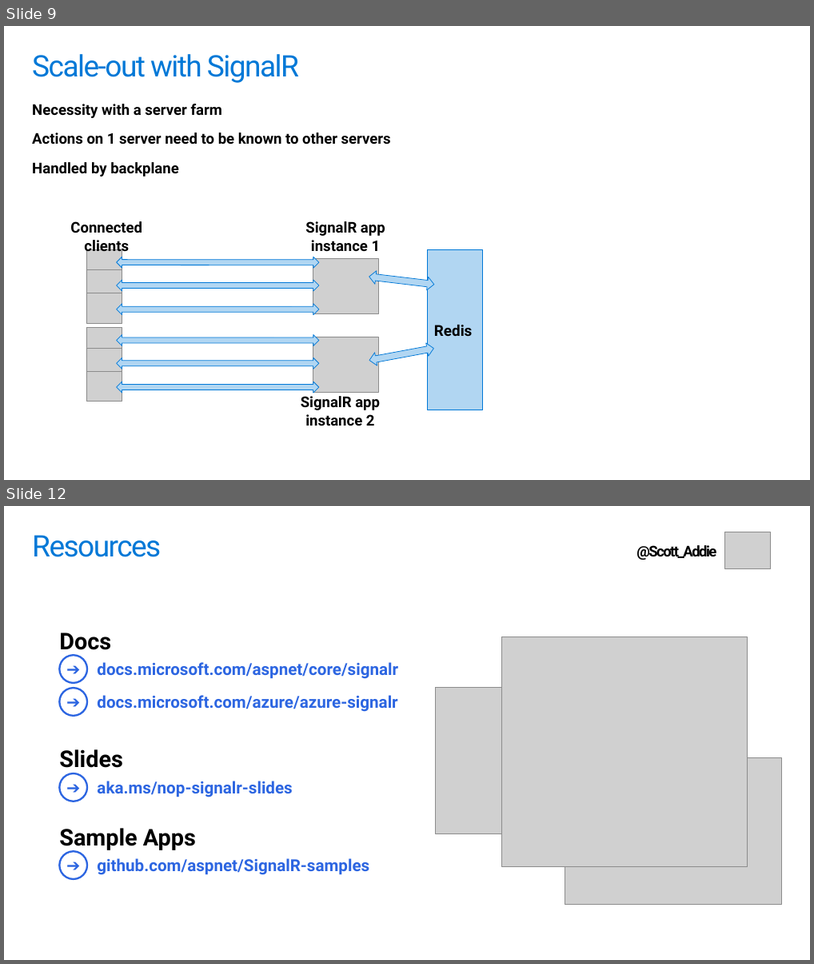
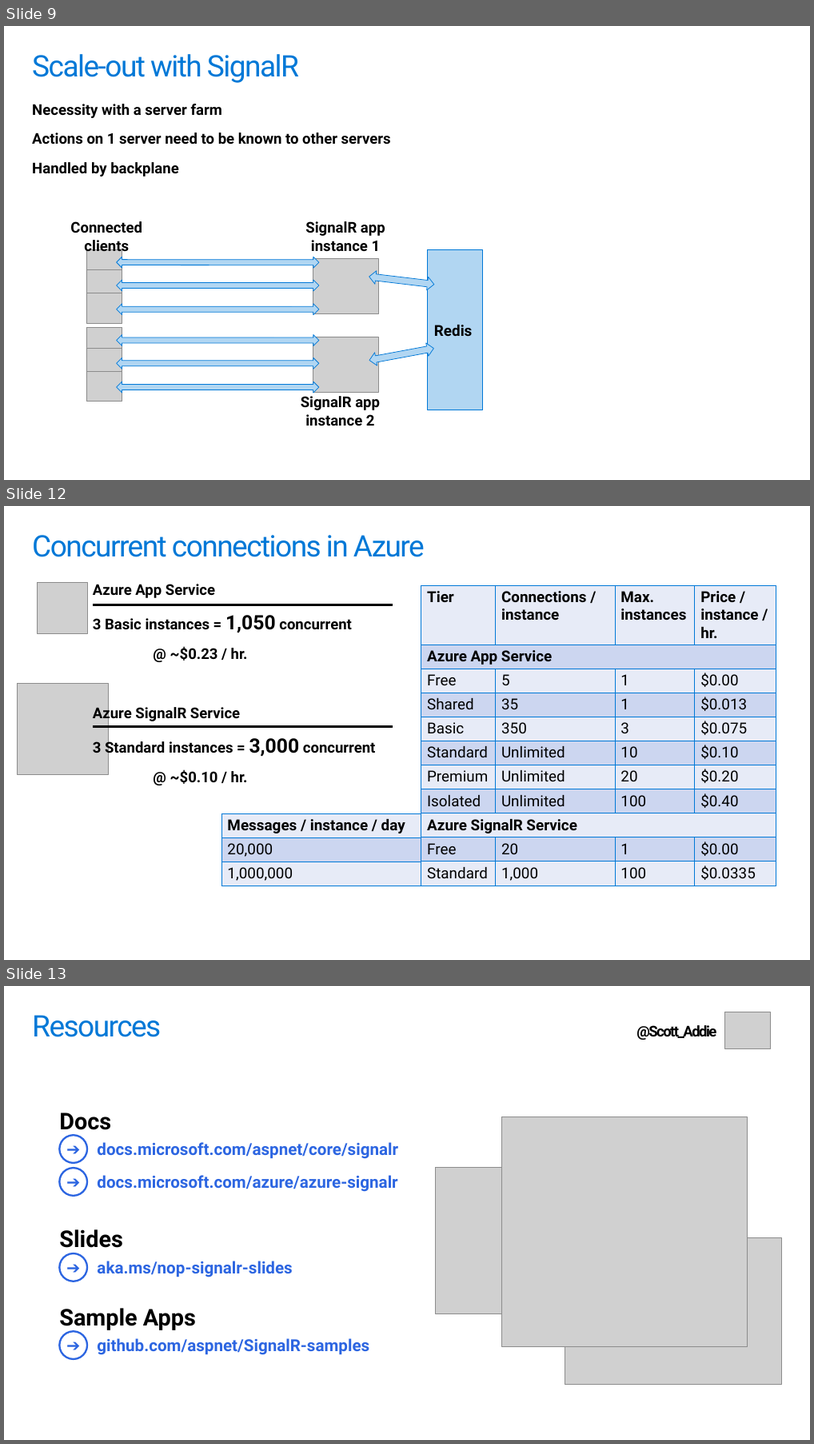
Before and after one commit to scottaddie/slide-decks, a slide deck: Building the Real-time Web with SignalR.pptx. Shown one above the other, each under a label of ours: slides 9 and 12 before the commit, slides 9, 12 and 13 after it; the slides between them are not shown. The pictures are 814x964 and 814x1444 pixels, drawn with LibreOffice and Linux fonts; fonts in the diff are those of the drawing; grey boxes stand for pictures; background and template pictures are left out. Boxes give left, top, right and bottom in pixels: in the first picture for what was removed or moved away, otherwise in the second. Text is boxed around its words. In the diff, an @@ line names an element or a change of style, - is before the commit and + after.

Commit message:
Add concurrent connections slide

```diff
--- a/Building the Real-time Web with SignalR.pptx
+++ b/Building the Real-time Web with SignalR.pptx
@@ slide 12 added at [4, 506, 810, 960], background #FFFFFF @@
@@ title added at [32, 535, 425, 557], 36 pt, text #0078D7 @@
+Concurrent connections in Azure
@@ picture added at [38, 583, 88, 633] @@
@@ text added at [93, 584, 376, 784], 18 pt, text #000000, bold @@
+Azure App Service
+3 Basic instances = 1,050 concurrent
+@ ~$0.23 / hr.
+Azure SignalR Service
+3 Standard instances = 3,000 concurrent
+@ ~$0.10 / hr.
@@ table added at [422, 585, 777, 885], 11 rows, 4 columns @@
+Tier | Connections / / instance | Max. / instances | Price / instance / hr.
+Azure App Service |  |  | 
+Free | 5 | 1 | $0.00
+Shared | 35 | 1 | $0.013
+Basic | 350 | 3 | $0.075
+Standard | Unlimited | 10 | $0.10
+Premium | Unlimited | 20 | $0.20
+Isolated | Unlimited | 100 | $0.40
+Azure SignalR Service |  |  | 
+Free | 20 | 1 | $0.00
+Standard | 1,000 | 100 | $0.0335
@@ line added from (93, 605) to (393, 605), #000000 3 pt @@
@@ picture added at [17, 683, 108, 774] @@
@@ line added from (93, 726) to (393, 726), #000000 3 pt @@
@@ table added at [222, 813, 422, 885], 3 rows, 1 columns @@
+Messages / instance / day
+20,000
+1,000,000
@@ what was slide 12 is now slide 13 @@
```
Also in this commit, not shown: 2 slides changed.
